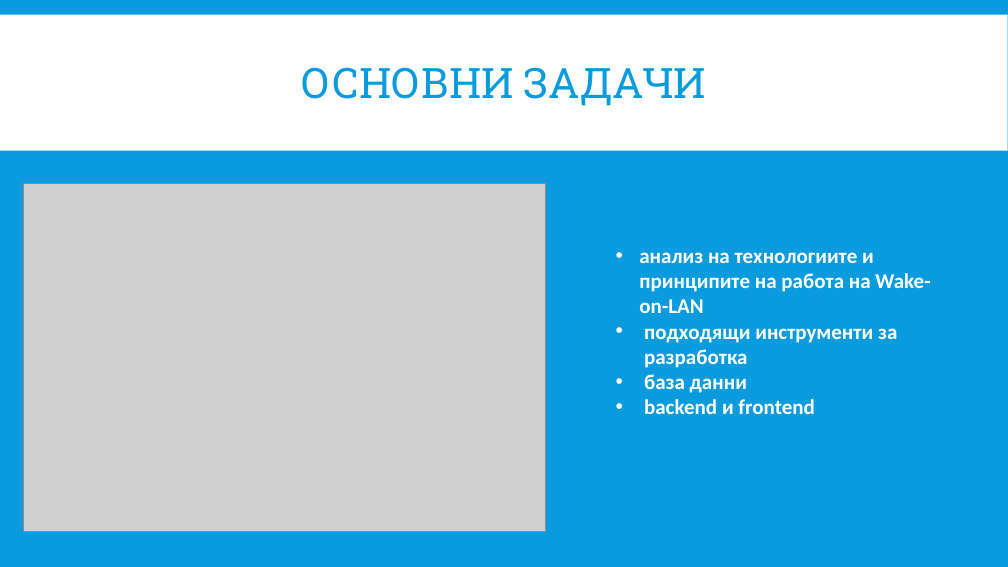
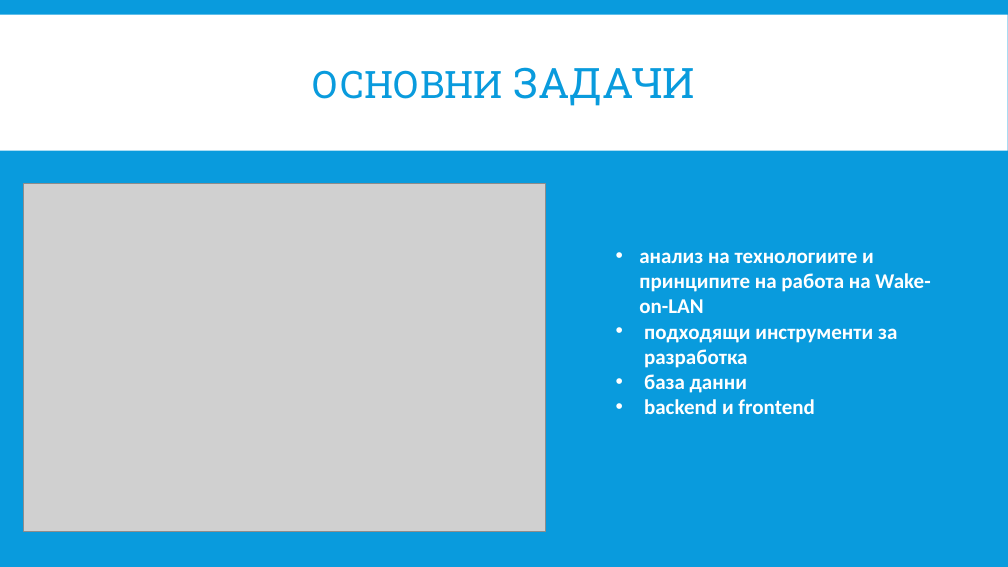
Before and after one commit to pgee-dzi2024/ThemeSP_2607, a slide deck: slide 4 of DR/защита.pptx. Drawn at 1008x567 pixels with LibreOffice and Linux fonts; fonts in the diff are those of the drawing; grey boxes stand for pictures. Boxes give left, top, right and bottom in pixels: in the first picture for what was removed or moved away, otherwise in the second. Text is boxed around its words. In the diff, an @@ line names an element or a change of style, - is before the commit and + after.

```diff
--- a/DR/защита.pptx
+++ b/DR/защита.pptx
@@ title "ОСНОВНИ ЗАДАЧИ" at <box>312,67,696,106</box>: size 40 to 36 pt in "ОСНОВНИ" @@
```
Also in this commit, not shown: 7 other slides changed, 2 slides added, 2 slides removed.
